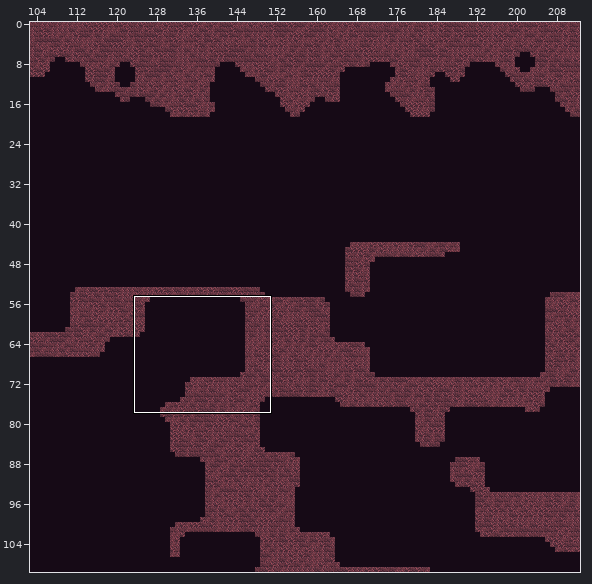
Two states of a Tiled map, android/assets/maps/level1.tmx. The first picture is a wide view before the edit; the outline marks the close-up.
Close-up. Before:
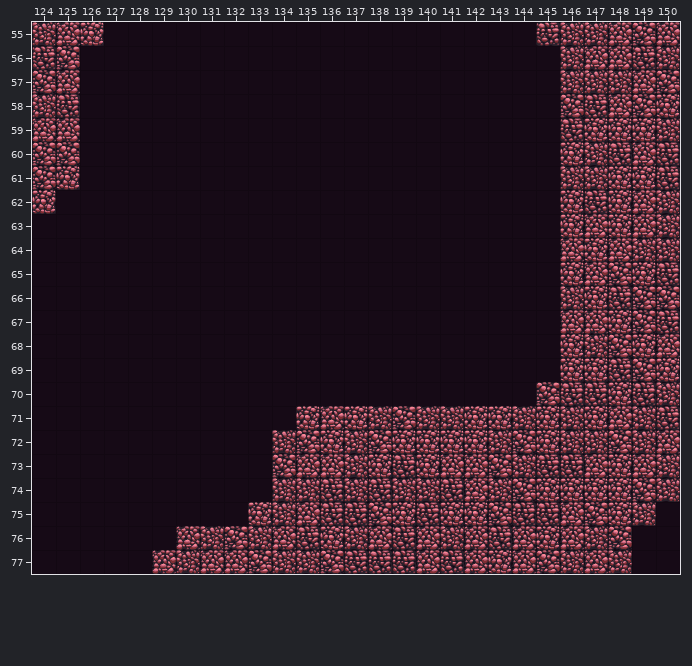
Cells are 64x64 px. Shown: x 124..150, y 55..77. The commit also changed other parts of the map, which this record leaves out.
New version:
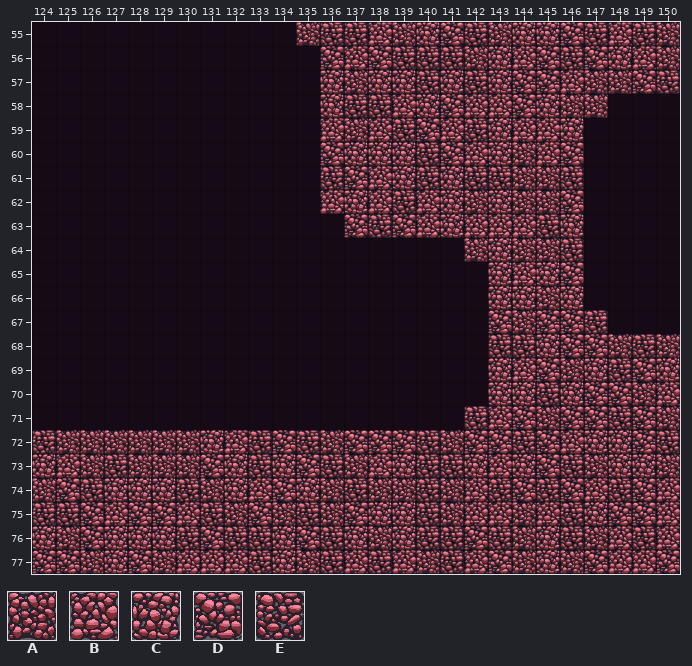
Key: from "tileMapGutter": A 5, B 6, C 7, D 8, E 9.
_ is an empty cell.
Tiles replaced or removed in this view: A, B, C, D, E.
From old to new:
Changed rows in their new state; . is an unchanged cell.
Layer "terrain":
first column x 124:
55 ___........AEEBACDEACCDE.EA
56 __..........DBDEEEACBDEDCB.
57 __..........CACCECECDDB..DE
58 __..........CEEBCDBBDCAA___
59 __..........BABEDBECBBC____
60 __..........DCCCEDBCABD____
61 __..........EDBCECEEAAE____
62 _...........BCBEBCACAAD____
63 .............DEDBCBBBE.____
64 ..................ACAAE____
65 ...................CBCD____
66 ...................CCAC____
67 ...................DADDE___
68 ...................EECDDAEA
69 ...................CBDA....
70 ...................CCECDDAB
71 ..........._______EBDADDEDA
72 EAAAAAACBEDEAD.DEADDEDBCCDE
73 CBAEAAADCECDE.BCEECBCD.A.C.
74 ADECCCEACBDCAEA.EA.E.EDBE.B
75 EEDBDDBEAD.EADC..ABBABECDDB
76 CADCCCEDEECDECACEED.A.E.BEB
77 DDACDAB..EC.EB.BA..DAC.DBBD
